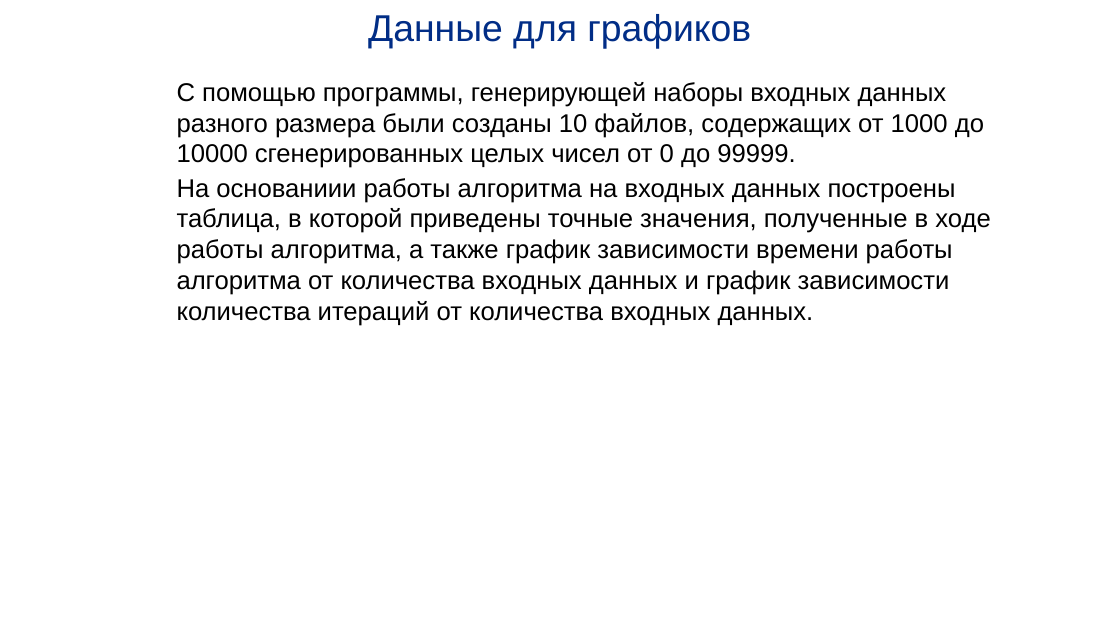
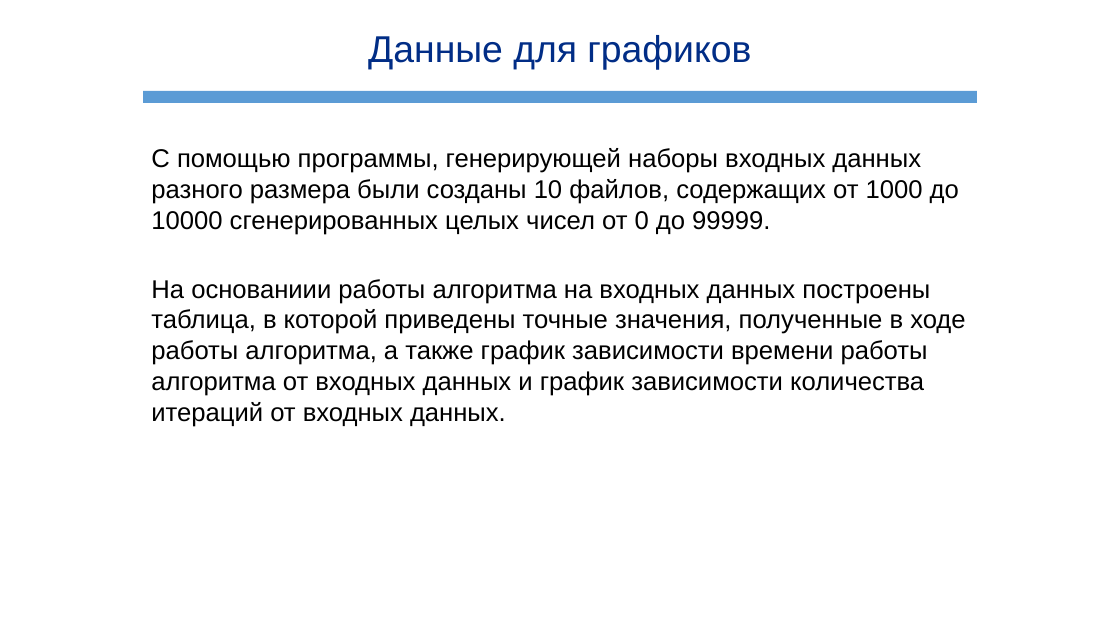
Before and after one commit to sofya-balashova/heapsort, a slide deck: slide 7 of Heapsort.pptx (slide 6 before the commit). Drawn at 1120x630 pixels with LibreOffice and Linux fonts; fonts in the diff are those of the drawing; background and template pictures are left out. Boxes give left, top, right and bottom in pixels: in the first picture for what was removed or moved away, otherwise in the second. Text is boxed around its words. In the diff, an @@ line names an element or a change of style, - is before the commit and + after.

```diff
--- a/Heapsort.pptx
+++ b/Heapsort.pptx
@@ text "Данные для графиков" moved from (x1=368, y1=14, x2=751, y2=49) to (x1=368, y1=35, x2=751, y2=69) @@
@@ rectangle added at (x1=143, y1=91, x2=977, y2=103), fill #5B9BD5 @@
@@ text "С помощью программы, генерирующей наборы ..." moved from (x1=177, y1=82, x2=990, y2=326) to (x1=151, y1=148, x2=965, y2=427) @@
@@ text at (x1=151, y1=279, x2=965, y2=427): text changed @@
-На основаниии работы алгоритма на входных данных построены таблица, в которой приведены точные значения, полученные в ходе работы алгоритма, а также график зависимости времени работы алгоритма от количества входных данных и график зависимости количества итераций от количества входных данных.
+На основаниии работы алгоритма на входных данных построены таблица, в которой приведены точные значения, полученные в ходе работы алгоритма, а также график зависимости времени работы алгоритма от входных данных и график зависимости количества итераций от входных данных.
```
Also in this commit, not shown: 7 other slides changed, 1 slide added.
